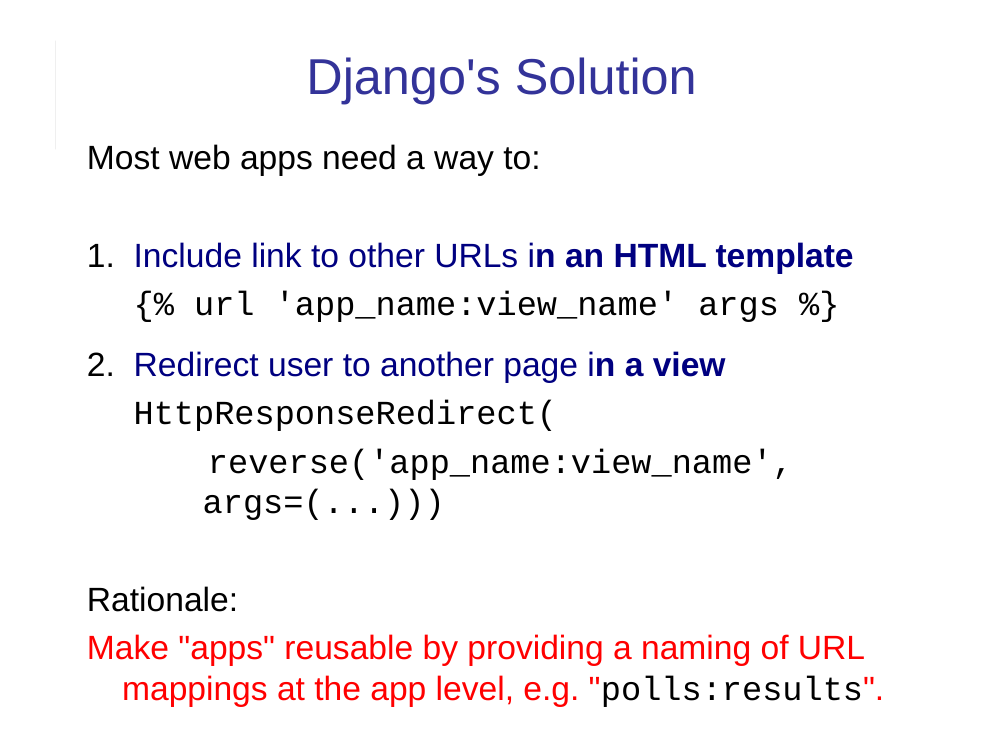
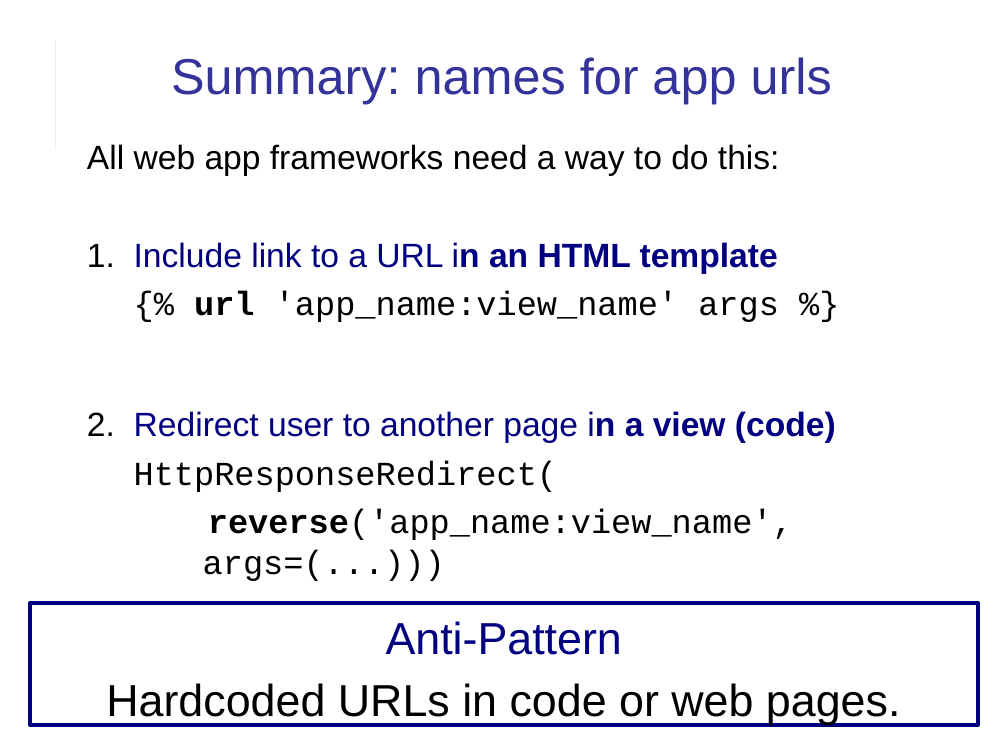
Before and after one commit to cpske/ISP, a slide deck: slide 20 of django/Django-review-1.pptx (slide 21 before the commit). Drawn at 1008x756 pixels with LibreOffice and Linux fonts; fonts in the diff are those of the drawing. Boxes give left, top, right and bottom in pixels: in the first picture for what was removed or moved away, otherwise in the second. Text is boxed around its words. In the diff, an @@ line names an element or a change of style, - is before the commit and + after.

Commit message:
Update KU Polls Iteration 2

```diff
--- a/django/Django-review-1.pptx
+++ b/django/Django-review-1.pptx
@@ text at (171, 57, 832, 104): text changed @@
-Django's Solution
+Summary: names for app urls
@@ text at (87, 144, 780, 274): text changed; text colour #000080 to #000000 @@
-Most web apps need a way to:
-1. Include link to other URLs in an HTML template
+All web app frameworks need a way to do this:
+1. Include link to a URL in an HTML template
@@ text at (194, 291, 793, 581): bold on in "url", "reverse('app_name:view_name'," @@
@@ text at (87, 411, 836, 443): text changed @@
-2. Redirect user to another page in a view
+2. Redirect user to another page in a view (code)
@@ text at (87, 586, 885, 707): paragraphs removed @@
-Rationale:
-Make "apps" reusable by providing a naming of URL mappings at the app level, e.g. "polls:results".
@@ rectangle added at (30, 603, 978, 725), outline #000080 2.83 pt, 32 pt, text #000000 @@
+Anti-Pattern
+Hardcoded URLs in code or web pages.
```
Also in this commit, not shown: 14 other slides changed, 5 slides added, 2 slides removed, 2 other files.
